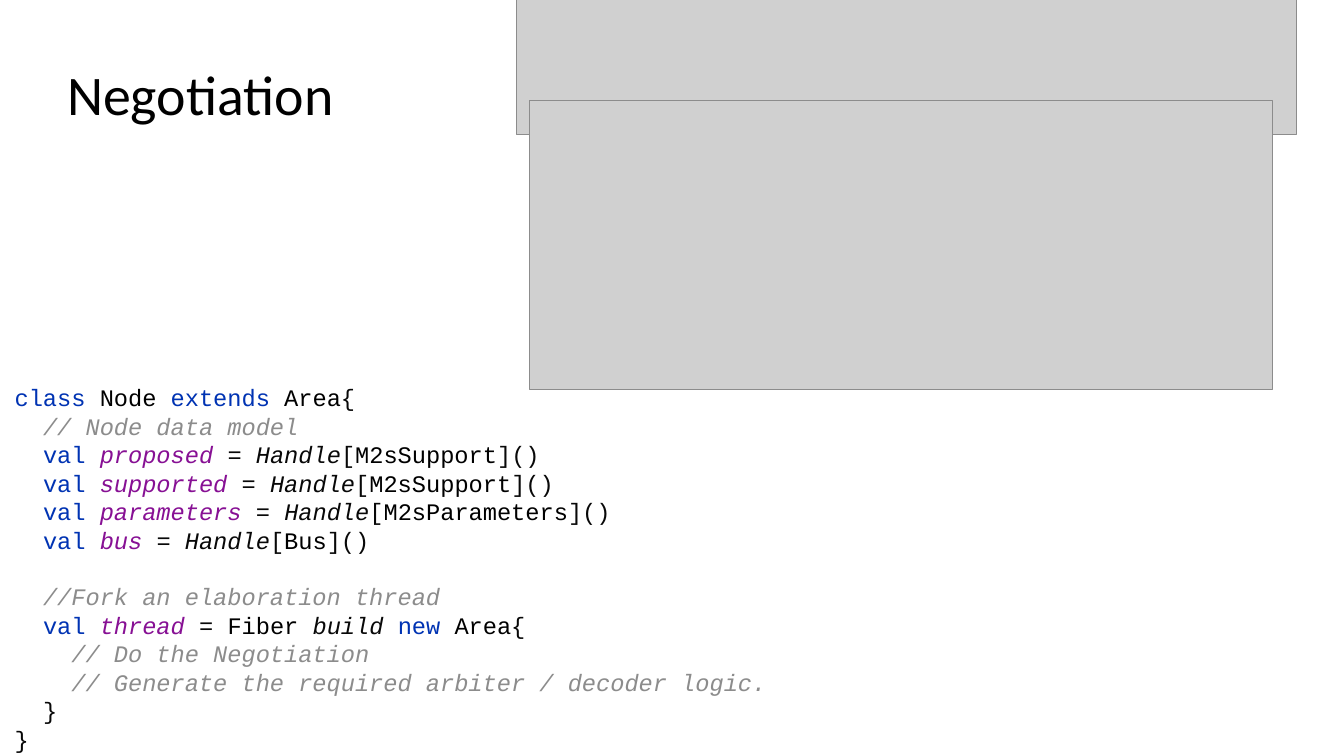
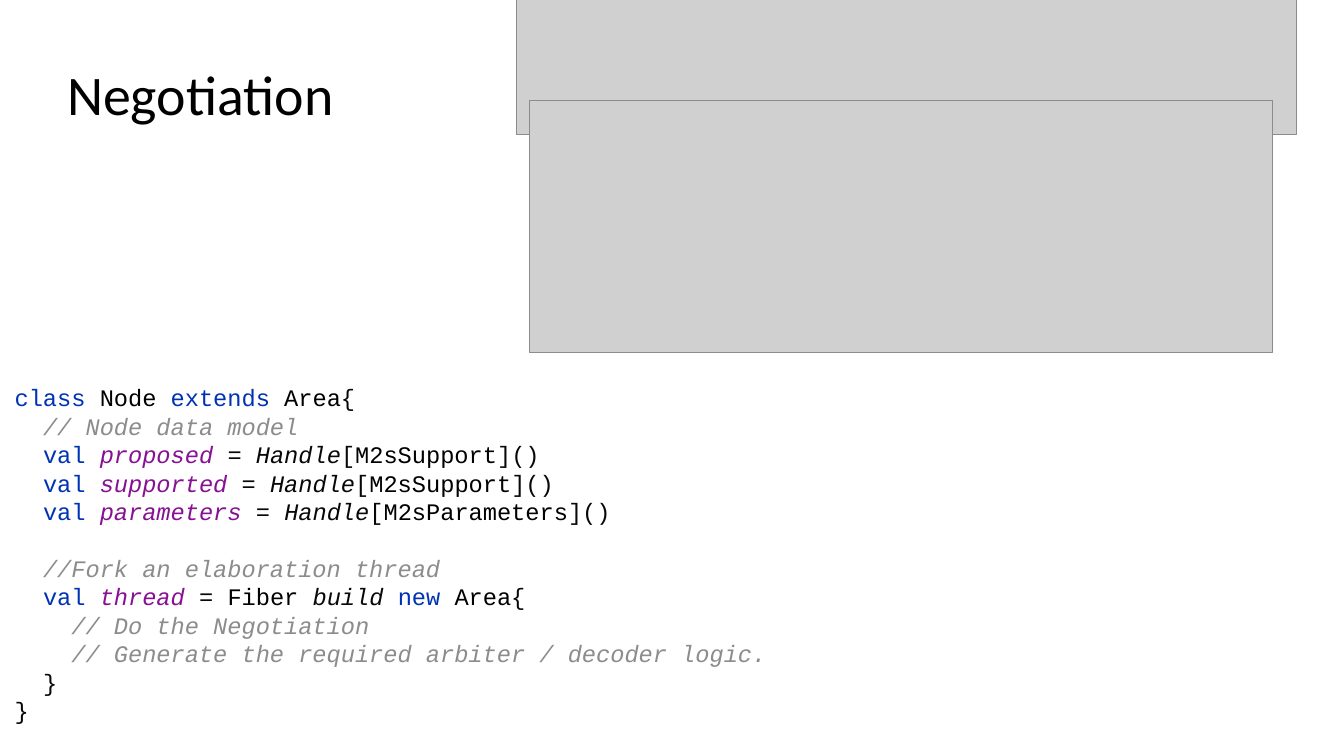
Before and after one commit to SpinalHDL/SpinalDoc, a slide deck: slide 44 of presentation/en/fsic_100723/fsic_100723.odp (slide 38 before the commit). Drawn at 1344x756 pixels with LibreOffice and Linux fonts; fonts in the diff are those of the drawing; grey boxes stand for pictures. Boxes give left, top, right and bottom in pixels: in the first picture for what was removed or moved away, otherwise in the second. Text is boxed around its words. In the diff, an @@ line names an element or a change of style, - is before the commit and + after.

```diff
--- a/presentation/en/fsic_100723/fsic_100723.odp
+++ b/presentation/en/fsic_100723/fsic_100723.odp
@@ picture: place and size @@
-picture at box(529, 100, 1273, 389)
+picture at box(529, 100, 1273, 352)
@@ text at box(15, 389, 610, 610): text changed; italic on @@
-class Node extends Area{
-// Node data model
-val proposed = Handle[M2sSupport]()
-val supported = Handle[M2sSupport]()
-val parameters = Handle[M2sParameters]()
-val bus = Handle[Bus]()
-//Fork an elaboration thread
-val thread = Fiber build new Area{
+class Node extends Area{
+// Node data model
+val proposed = Handle[M2sSupport]()
+val supported = Handle[M2sSupport]()
+val parameters = Handle[M2sParameters]()
+//Fork an elaboration thread
+val thread = Fiber build new Area{
```
Also in this commit, not shown: 20 other slides changed, 6 slides added, 2 other files.
